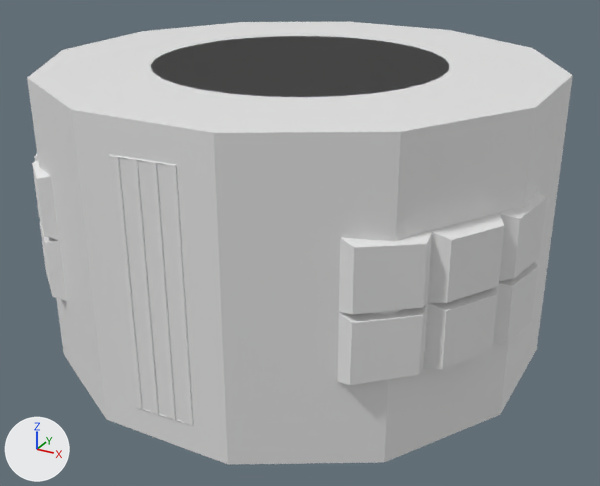
A saved change to the Blender file Models/MKS_PancakeTub/Assets/module/PancakeTub.blend.
Before and after are seen from a 50 mm lens placed at (2.73, -4.96, 2.14), pointed at (0.05, -0.1, -0.29). The lights are fixed; the arrows at lower left show +X, +Y and +Z.

Script lines for the objects in view, before the commit:
```python
me_cylinder = bpy.data.meshes.new('Cylinder')
me_cylinder.from_pydata(...)  # a 12-sided cylinder along z spanning x -1.0..1.0, y -1.0..1.0, z -1.0..1.0
me_cylinder_005 = bpy.data.meshes.new('Cylinder.005')
me_cylinder_005.from_pydata(...)  # 240 vertices, 207 faces; spans x -1.6..1.6, y -1.72..1.05, z -0.99..0.98
me_cylinder_005.materials.append(mat_shiny)  # its picture is missing
me_cylinder_006 = bpy.data.meshes.new('Cylinder.006')
me_cylinder_006.from_pydata(...)  # 84 vertices, 56 faces; spans x -1.41..1.41, y -1.5..1.5, z -1.0..1.0
me_cylinder_006.materials.append(mat_shiny)  # its picture is missing
ob_clamps = bpy.data.objects.new('clamps', me_cylinder_005)
ob_clamps.location = (0.0, 0.0, 0.0)
ob_coll = bpy.data.objects.new('COLL', me_cylinder)
ob_coll.location = (0.0, 0.0, 0.0)
ob_coll.rotation_euler = (0.0, 0.0, 0.262)  # degrees (0, 0, 15)
ob_coll.scale = (1.77, 1.77, 1.0)
ob_stackring = bpy.data.objects.new('stackring', me_cylinder_006)
ob_stackring.location = (0.0, 0.0, 0.0)
ob_stackring.rotation_euler = (0.0, 0.0, -0.105)  # degrees (0, 0, -6)
# also in view: 'boxes' at (0.0, -0.58, 0.0)
```
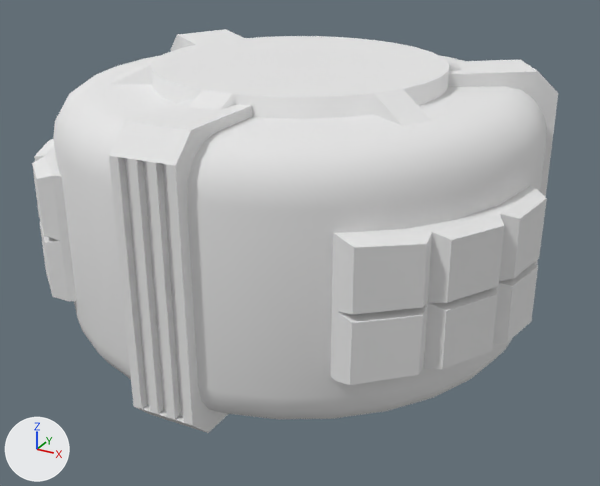
The newer file is also rescaled (x0.8) as a whole; pictures and numbers use the older file's frame.

Boxes [x1, y1, x2, y2] around the edits, measured in the pictures (600 x 486 px):
'COLL', hidden: before [27, 22, 573, 465]
'body', unchanged, uncovered by the edit: after [53, 55, 546, 419]
'clamps', unchanged, uncovered by the edit: before [109, 154, 193, 426]; after [109, 29, 558, 433]

The edits, one by one:
Object 'COLL' (ob_coll) is now hidden.
